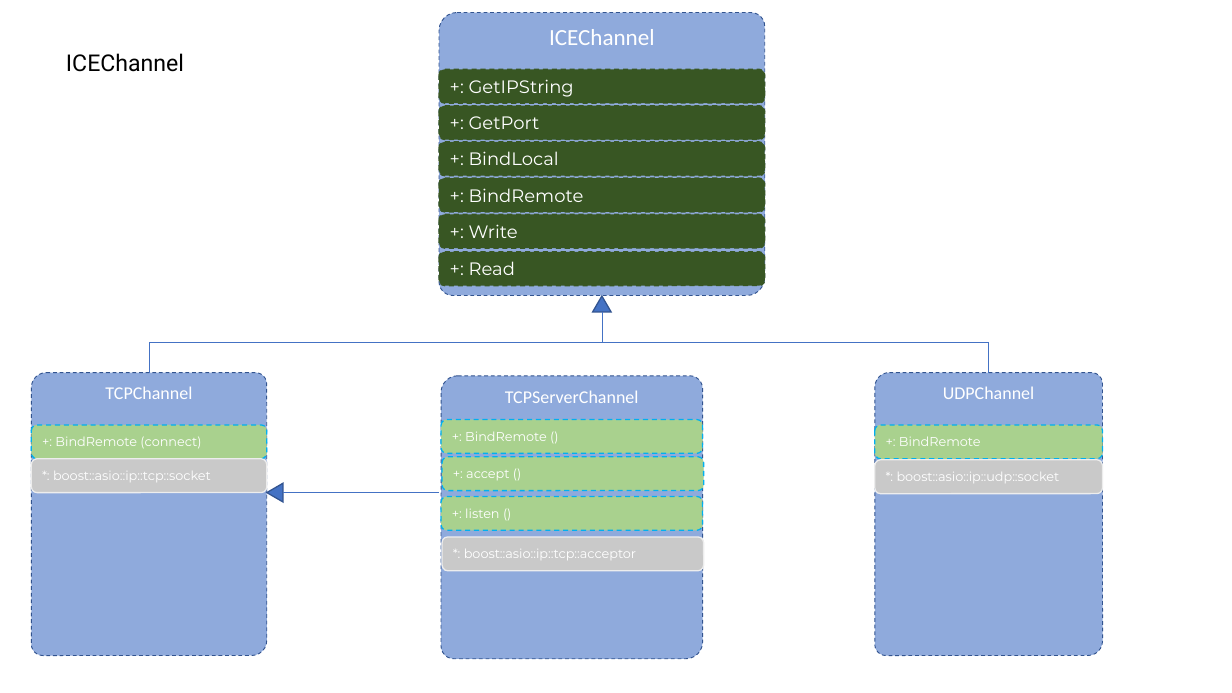
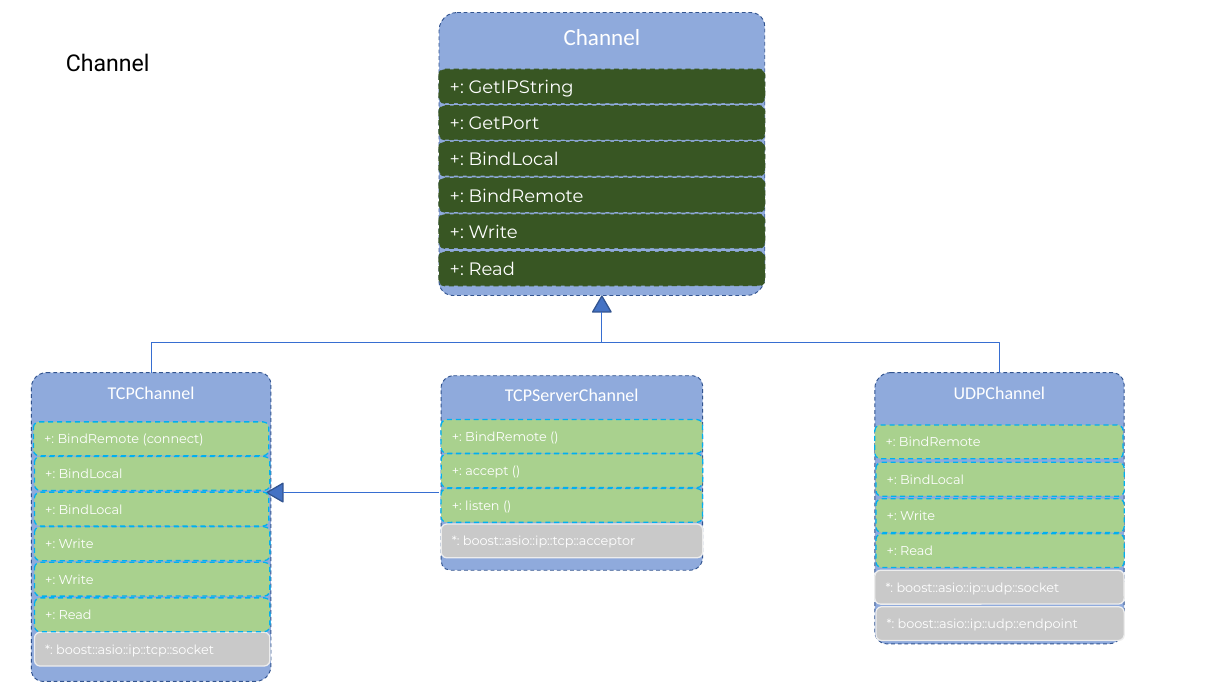
Before and after one commit to httpmail/ice, a slide deck: slide 32 of docs.pptx (slide 29 before the commit). Drawn at 1232x693 pixels with LibreOffice and Linux fonts; fonts in the diff are those of the drawing. Boxes give left, top, right and bottom in pixels: in the first picture for what was removed or moved away, otherwise in the second. Text is boxed around its words. In the diff, an @@ line names an element or a change of style, - is before the commit and + after.

```diff
--- a/docs.pptx
+++ b/docs.pptx
@@ text in round diag rect at (564,29,640,45): text changed @@
-ICEChannel
+Channel
@@ text at (66,53,150,72): text changed @@
-ICEChannel
+Channel
@@ elbow line (602, 312) - (152, 372): stroke #4472C4 0.5 pt to #376ED1 0.75 pt; route changed @@
@@ elbow line moved from (602, 312) - (989, 372) to (602, 312) - (1000, 372) @@
@@ elbow line (602, 312) - (1000, 372): stroke #4472C4 0.5 pt to #376ED1 0.75 pt @@
@@ round diag rect "TCPChannel": place and size @@
-round diag rect "TCPChannel" at (31,372,267,655)
+round diag rect "TCPChannel" at (31,372,271,681)
@@ round diag rect "TCPServerChannel": place and size @@
-round diag rect "TCPServerChannel" at (441,376,702,659)
+round diag rect "TCPServerChannel" at (441,376,702,570)
@@ round diag rect "UDPChannel": place and size @@
-round diag rect "UDPChannel" at (875,372,1103,655)
+round diag rect "UDPChannel" at (875,372,1125,644)
@@ rounded rectangle "+: BindRemote": place and size @@
-rounded rectangle "+: BindRemote" at (875,425,1103,459)
+rounded rectangle "+: BindRemote" at (875,425,1124,459)
@@ rounded rectangle added at (34,457,270,491), fill #A9D18E, outline #00B0F0 1 pt dashed, 10 pt, text #FFFFFF @@
++: BindLocal
@@ rounded rectangle added at (876,462,1125,496), fill #A9D18E, outline #00B0F0 1 pt dashed, 10 pt, text #FFFFFF @@
++: BindLocal
@@ rounded rectangle added at (34,493,269,527), fill #A9D18E, outline #00B0F0 1 pt dashed, 10 pt, text #FFFFFF @@
++: BindLocal
@@ line (283, 493) - (439, 493): stroke #4472C4 0.5 pt to #376ED1 0.75 pt @@
@@ rounded rectangle "+: listen ()": place and size @@
-rounded rectangle "+: listen ()" at (441,496,702,531)
+rounded rectangle "+: listen ()" at (441,489,702,523)
@@ rounded rectangle added at (876,499,1125,533), fill #A9D18E, outline #00B0F0 1 pt dashed, 10 pt, text #FFFFFF @@
++: Write
@@ rounded rectangle added at (34,527,270,561), fill #A9D18E, outline #00B0F0 1 pt dashed, 10 pt, text #FFFFFF @@
++: Write
@@ rounded rectangle "*: boost::asio::ip::tcp::acceptor": place and size @@
-rounded rectangle "*: boost::asio::ip::tcp::acceptor" at (443,537,704,571)
+rounded rectangle "*: boost::asio::ip::tcp::acceptor" at (441,524,702,558)
@@ rounded rectangle added at (876,534,1125,568), fill #A9D18E, outline #00B0F0 1 pt dashed, 10 pt, text #FFFFFF @@
++: Read
@@ rounded rectangle added at (34,563,270,597), fill #A9D18E, outline #00B0F0 1 pt dashed, 10 pt, text #FFFFFF @@
++: Write
@@ rounded rectangle added at (34,598,270,632), fill #A9D18E, outline #00B0F0 1 pt dashed, 10 pt, text #FFFFFF @@
++: Read
@@ rounded rectangle "*: boost::asio::ip::udp::socket": place and size @@
-rounded rectangle "*: boost::asio::ip::udp::socket" at (875,460,1103,494)
+rounded rectangle "*: boost::asio::ip::udp::socket" at (875,570,1125,604)
@@ rounded rectangle added at (876,607,1125,641), fill #C9C9C9, outline #EDEDED 1 pt, 10 pt, text #FFFFFF @@
+*: boost::asio::ip::udp::endpoint
@@ rounded rectangle "*: boost::asio::ip::tcp::socket": place and size @@
-rounded rectangle "*: boost::asio::ip::tcp::socket" at (31,458,267,493)
+rounded rectangle "*: boost::asio::ip::tcp::socket" at (34,632,270,666)
```
Also in this commit, not shown: 11 other slides changed, 8 slides added, 5 slides removed, 17 other files.
